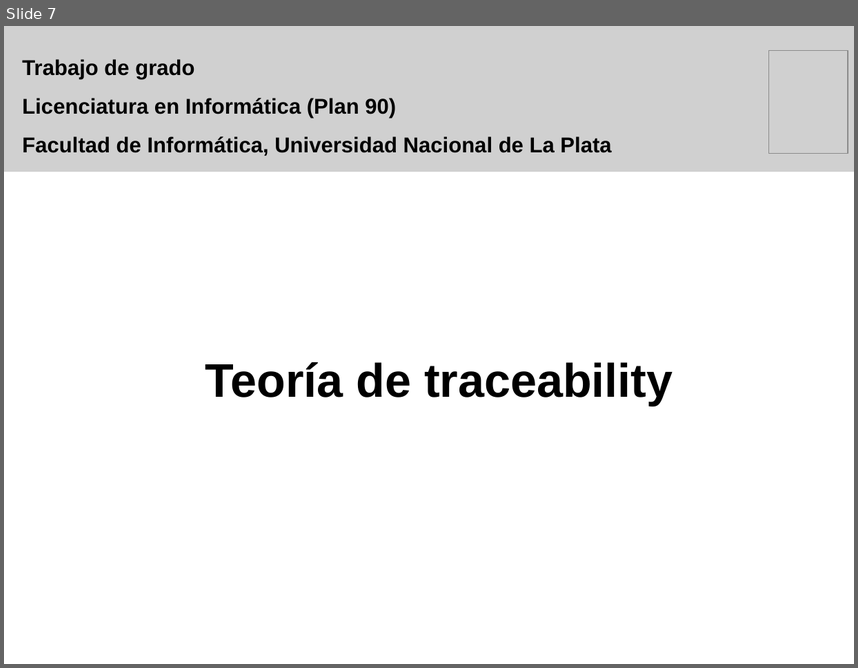
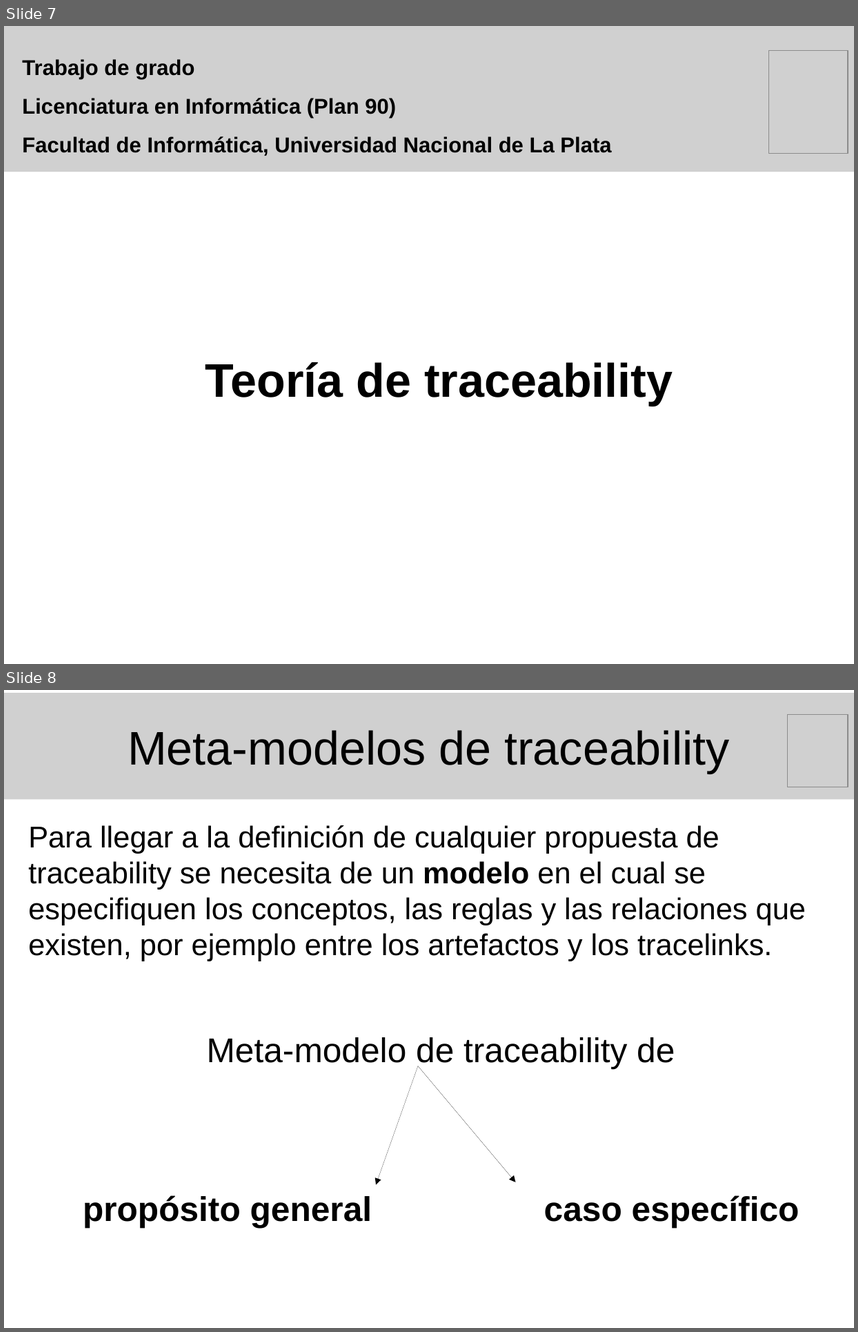
Before and after one commit to marianogili/TraceabilityEditor, a slide deck: Presentacion/PresentacionGili.odp. Shown one above the other, each under a label of ours: slide 7 before the commit, slides 7 and 8 after it. The pictures are 858x668 and 858x1332 pixels, drawn with LibreOffice and Linux fonts; fonts in the diff are those of the drawing; grey boxes stand for pictures. Boxes give left, top, right and bottom in pixels: in the first picture for what was removed or moved away, otherwise in the second. Text is boxed around its words. In the diff, an @@ line names an element or a change of style, - is before the commit and + after.

Commit message:
Presentación de la tesis: Tería de traceability -> Meta-modelos de traceability.

```diff
--- a/Presentacion/PresentacionGili.odp
+++ b/Presentacion/PresentacionGili.odp
@@ slide 8 added at (x1=4, y1=690, x2=854, y2=1328), background #FFFFFF @@
@@ picture added at (x1=4, y1=693, x2=854, y2=800), 44 pt, text #000000 @@
+Meta-modelos de traceability
@@ picture added at (x1=788, y1=714, x2=849, y2=787) @@
@@ text added at (x1=28, y1=825, x2=806, y2=1227), 28 pt, text #000000 @@
+Para llegar a la definición de cualquier propuesta de traceability se necesita de un modelo en el cual se especifiquen los conceptos, las reglas y las relaciones que existen, por ejemplo entre los artefactos y los tracelinks.
+Meta-modelo de traceability de
+propósito general caso específico
@@ arrow added from (418, 1065) to (376, 1185), #000000 0 pt @@
@@ arrow added from (418, 1065) to (516, 1182), #000000 0 pt @@
```
Also in this commit, not shown: 2 other slides added, 11 slides removed.
